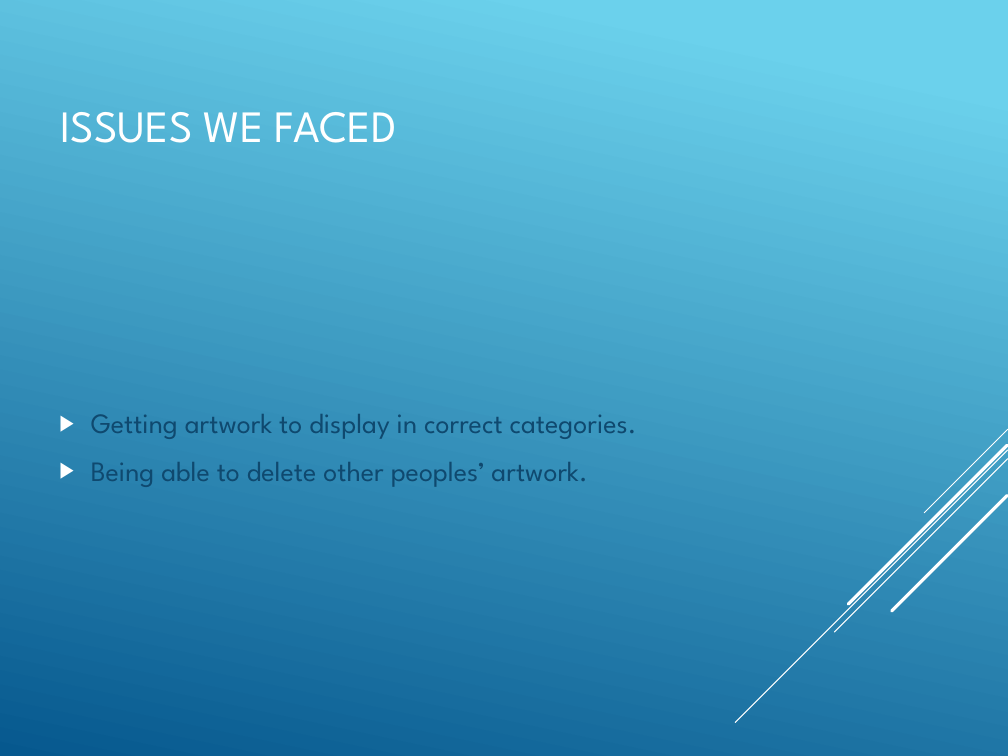
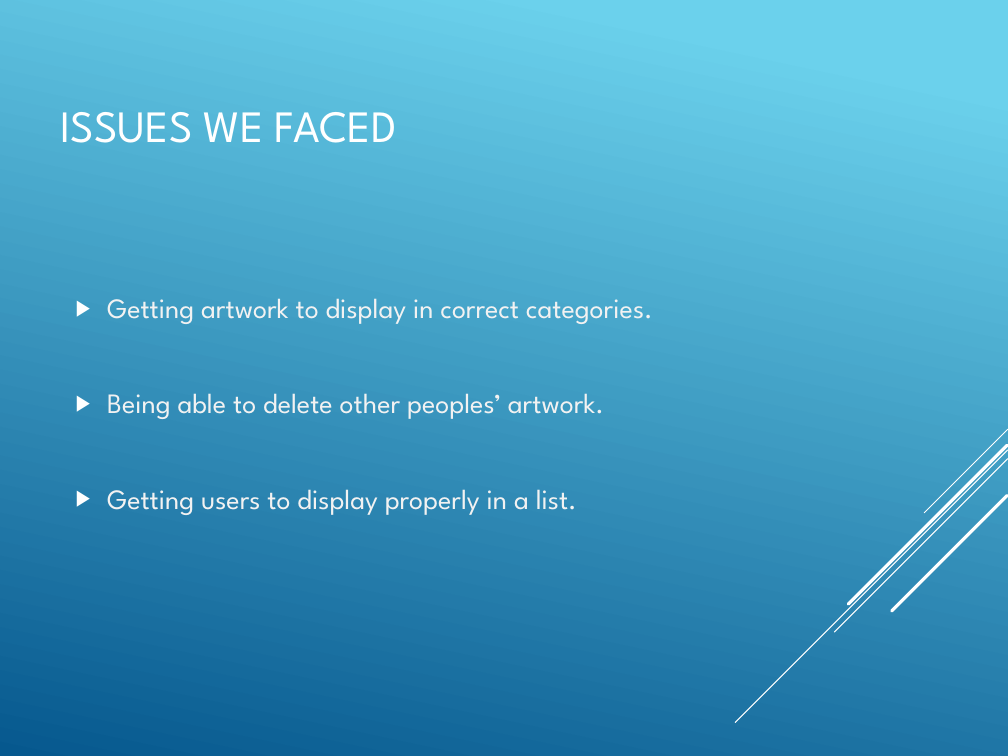
Before and after one commit to GilesMunn/artbud, a slide deck: slide 11 of presentation_material/powerpoint.pptx. Drawn at 1008x756 pixels with LibreOffice and Linux fonts; fonts in the diff are those of the drawing. Boxes give left, top, right and bottom in pixels: in the first picture for what was removed or moved away, otherwise in the second. Text is boxed around its words. In the diff, an @@ line names an element or a change of style, - is before the commit and + after.

```diff
--- a/presentation_material/powerpoint.pptx
+++ b/presentation_material/powerpoint.pptx
@@ text "Getting artwork to display in ...": place and size @@
-text "Getting artwork to display in ..." at [91,414,637,487]
+text "Getting artwork to display in ..." at [107,298,653,515]
@@ text at [107,298,653,419]: text colour #0F496F to #F2F2F2 in "Getting artwork to display in correct categories.", "Being able to delete other peoples’ artwork." @@
@@ text at [107,489,577,515]: paragraph added @@
+▶ Getting users to display properly in a list.
```
Also in this commit, not shown: 4 other slides changed, 1 slide added, 1 other file.
